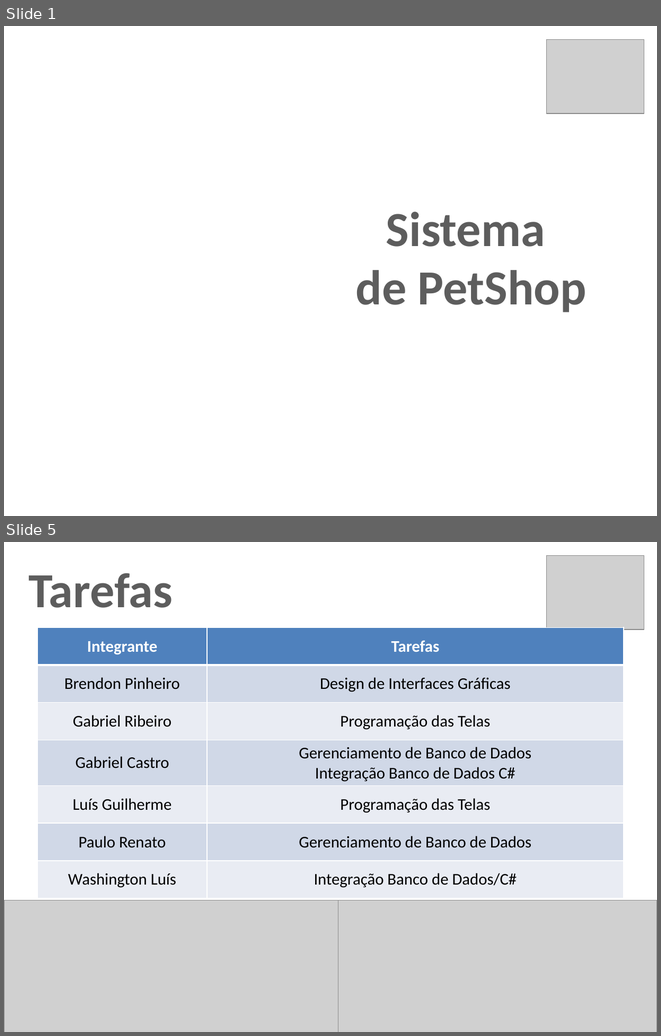
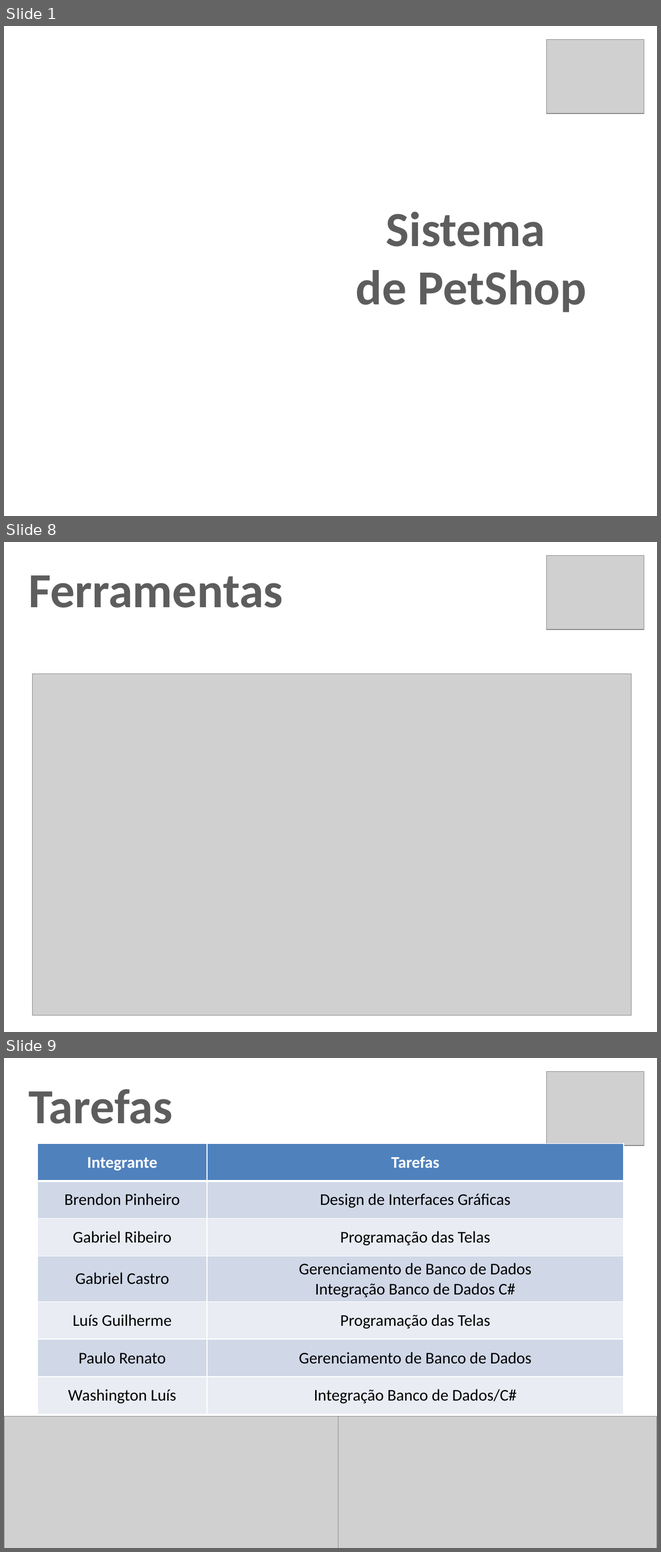
Before and after one commit to paulorcmendes/PetShopSystem, a slide deck: Slide/Pamonha.pptx. Shown one above the other, each under a label of ours: slides 1 and 5 before the commit, slides 1, 8 and 9 after it; the slides between them are not shown. The pictures are 661x1036 and 661x1552 pixels, drawn with LibreOffice and Linux fonts; fonts in the diff are those of the drawing; grey boxes stand for pictures; background and template pictures are left out. Boxes give left, top, right and bottom in pixels: in the first picture for what was removed or moved away, otherwise in the second. Text is boxed around its words. In the diff, an @@ line names an element or a change of style, - is before the commit and + after.

```diff
--- a/Slide/Pamonha.pptx
+++ b/Slide/Pamonha.pptx
@@ slide 8 added at [4,542,657,1032], background picture (left out) @@
@@ picture added at [547,556,645,629] @@
@@ text added at [28,575,283,608], 54 pt, text gradient #555555 to #5D5D5D to #000000, bold @@
+Ferramentas
@@ picture added at [32,674,632,1015] @@
@@ text added at [59,673,357,674], 48 pt, text #FFFFFF, bold @@
+• Google Calendar
@@ what was slide 5 is now slide 9 @@
```
Also in this commit, not shown: 3 slides changed, 8 other slides added, 1 slide removed, 6 other files.
